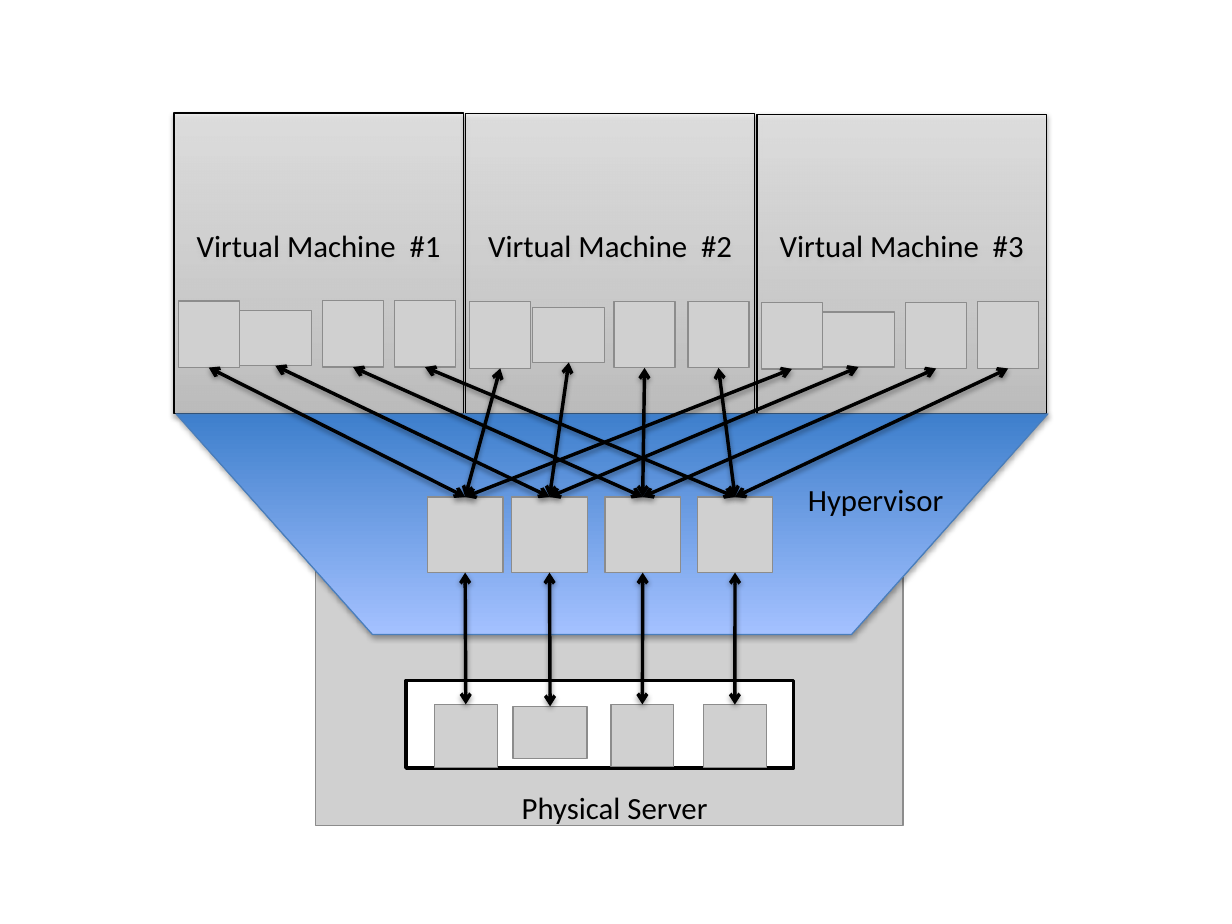
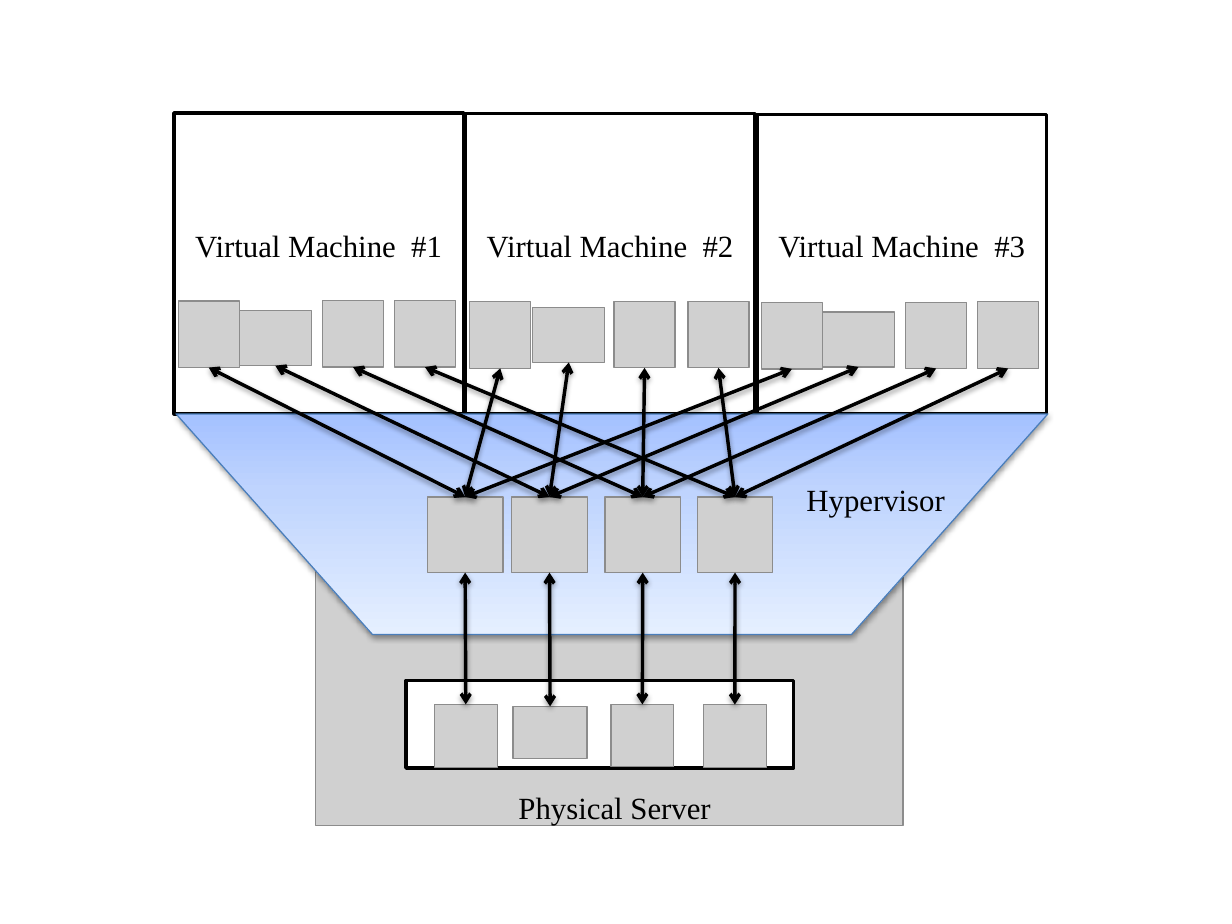
Before and after one commit to aravindhsampath/virtualizing-Intelligent-River, a slide deck: slide 1 of thesis_pictures.pptx. Drawn at 1232x924 pixels with LibreOffice and Linux fonts; fonts in the diff are those of the drawing; grey boxes stand for pictures. Boxes give left, top, right and bottom in pixels: in the first picture for what was removed or moved away, otherwise in the second. Text is boxed around its words. In the diff, an @@ line names an element or a change of style, - is before the commit and + after.

```diff
--- a/thesis_pictures.pptx
+++ b/thesis_pictures.pptx
@@ font Calibri to Times New Roman; fill gradient #BDBDBD to #D1D1D1 to #EEEEEE to #FFFFFF; outline #000000 0.75 pt to #000000 2 pt; shadow off in 3 elements at (174,113,463,414), (466,113,755,414), (758,115,1047,414) @@
@@ trapezoid at (176,414,1048,634): fill gradient #3F80CE to #A4C4FF to gradient #A4C4FF to #BFD4FF to #E6EEFF; shadow changed @@
@@ text "Hypervisor" at (806,490,944,517): font Calibri to Times New Roman @@
@@ text "Physical Server" at (518,797,710,825): font Calibri to Times New Roman @@
```
Also in this commit, not shown: 6 other slides changed, 41 slides added, 27 other files.
